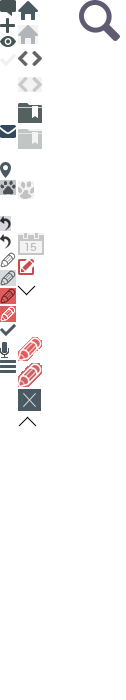
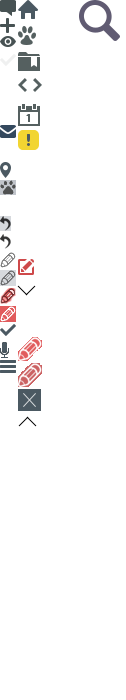
Before/after of a 126×700 layered artwork. What changed in the layer stack:
painted on "Layer 37" over [0,288,16,304]
renamed "Layer 14" to "Layer 49", painted on it over [18,129,42,150]
renamed "Layer 13" to "Layer 48", painted on it over [18,103,42,126]
renamed "Layer 12" to "Layer 47", painted on it over [18,77,42,92]
renamed "Layer 11" to "Layer 46", painted on it over [18,51,42,71]
removed layer "Layer 16" from group "24" over [18,233,44,255]
renamed "Layer 10" to "Layer 45", moved it above "Layer 44", painted on it over [18,25,38,45]
renamed "Layer 9" to "Layer 44", moved it above "Layer 32", painted on it over [18,0,39,20]
removed layer "Layer 15" from group "24" over [18,181,34,199]
